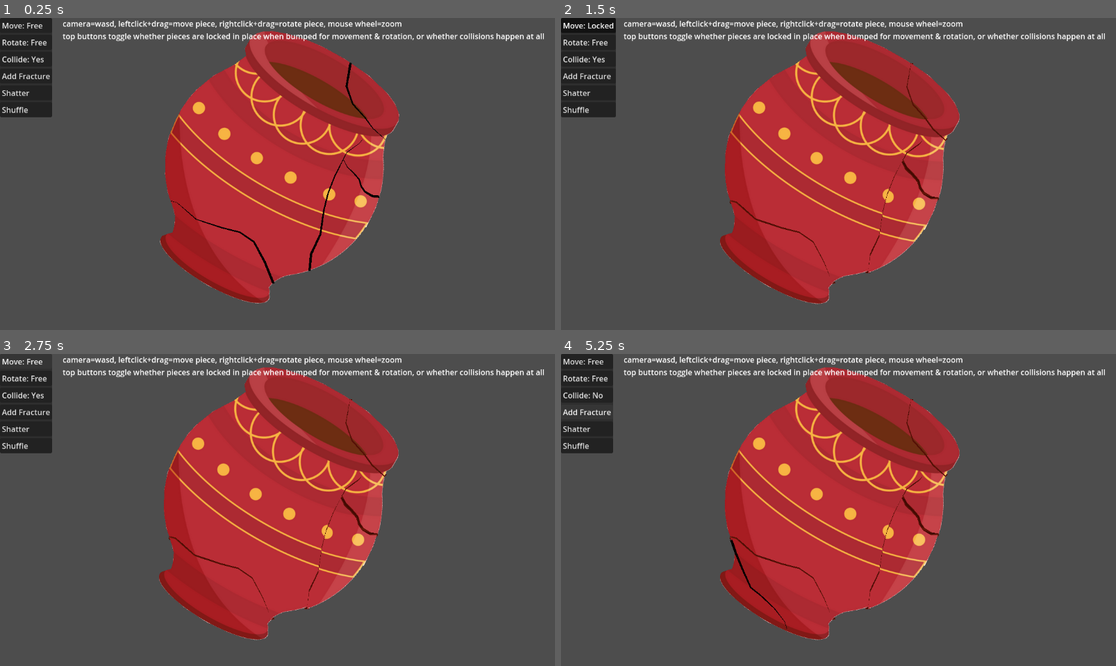
Above: before the commit, frames 1-4 (two rows, left to right).
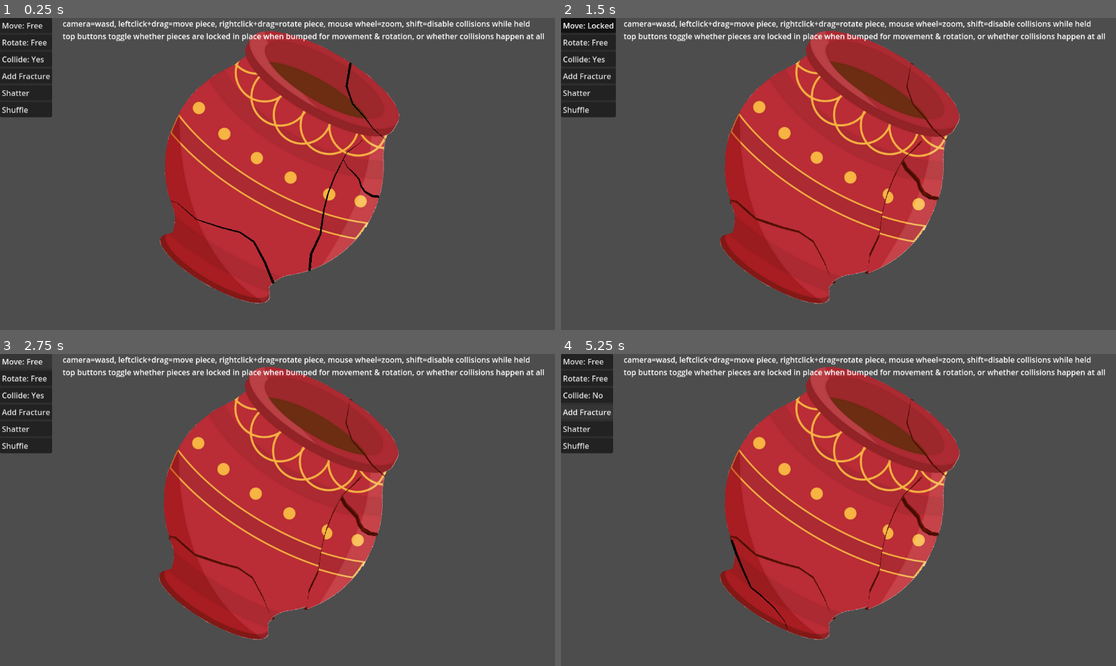
Above: after the commit, the same moments.

Repository: feyrkh/Exploratory
Game: Godot game, scene res://CleaningTable.tscn
Same seed, same stepped clock (60 frames per second), same inputs: the game is played once before the commit and once after it.
Inputs:
- Up to frame 1 (0.25 s): no input
- Up to frame 2 (1.5 s): click "Shatter" at 0.5 s; click "Move: Free" at 1.25 s
- Up to frame 3 (2.75 s): click "Move: Locked" at 2 s
- Up to frame 4 (5.25 s): click "Rotate: Free" at 2.75 s; click "Rotate: Locked" at 3.5 s; click "Collide: Yes" at 4.25 s; click "Add Fracture" at 5 s

The runs differ from the first frame. In frame 1, 0.2% of the frame differs, in the area x 72-96%, y 0-4%; in frame 2, 1.7%; in frame 3, 1.7%; in frame 4, 1.8%, in the area x 28-96%, y 0-92%.

Commit message:
Use shift to temp disable collision, shards jump to foreground on drag start, fix shatter bug

Diff:
--- a/ArcheologyItem.gd
+++ b/ArcheologyItem.gd
@@ -13,6 +13,8 @@
 var rotate_start_item_com_position = null
 var target_rot = null
 var reset_position = null
+
+const TOO_SMALL_POLYGON_AREA := 85
 
 # Length of all the edges in pixels, used for picking random spots on the edge
 var total_edge_length:float = 0
@@ -84,11 +86,10 @@
 	for edge in shard_edges.get_children():
 		var new_edge = edge.clone()
 		new_scene.shard_edges.add_child(new_edge)
-	new_scene.refresh_polygon()
 	new_scene.shattering_in_progress = true
 	return new_scene
 
-func refresh_polygon():
+func refresh_polygon() -> int:
 	center = null
 	area = 0
 	if collision.polygon[0].distance_to(collision.polygon[-1]) < 0.5:
@@ -116,11 +117,13 @@
 	for edge in shard_edges.get_children():
 		if scar_trim_poly.size() > 0:
 			edge.refresh_edge_path(scar_trim_poly[0])
-	if abs(area) < 45:
+	if abs(area) < TOO_SMALL_POLYGON_AREA:
 		print("Too-small shard was created, area is ", area, ", deleting")
 		queue_free()
+		return 0
 	else:
 		print("Decent-sized shard was created, area is ", area)
+		return 1
 
 func get_random_edge_point() -> Vector2:
 	var dist = randf_range(0, total_edge_length)
@@ -145,6 +148,7 @@
 				drag_start_item = global_position
 				lock_rotation = true
 				freeze = false
+				get_parent().move_child(self, -1)
 				get_viewport().set_input_as_handled()
 			if event.is_action_pressed("break_item"):
 				print("Shattering item")
@@ -257,12 +261,32 @@
 			scar.queue_free()
 	scars.add_child(scar)
 
+#func try_shatter_all_at_once():
+	#var working_polygons = [collision.polygon]
+	#var scar_polygons = []
+	#for scar in scars.get_children():
+		#scar_polygons.append(MyGeom.inflate_polyline(scar.line.points, 1))
+	#for break_poly in scar_polygons:
+		#var new_polygons = []
+		#for working_poly in working_polygons:
+			#var clipped_polygons = Geometry2D.clip_polygons(collision.polygon, break_poly)
+			##for poly in clipped_polygons:
+				## check that each result polygon is clockwise, reverse it if not
+				##if !Geometry2D.is_polygon_clockwise(poly):
+				##	poly.reverse()
+			#new_polygons.append_array(clipped_polygons)
+		#working_polygons = new_polygons
+	#for poly in working_polygons:
+
+
 func try_shatter():
 	# look at each scar in turn
 	var scar_count = scars.get_child_count()
 	var break_path
 	var scar1:ItemScar
 	var scar2:ItemScar
+	var scar1_edge_segments
+	var scar2_edge_segments
 	for pt_idx in range(collision.polygon.size()):
 		if break_path != null: break
 		var next_pt_idx = (pt_idx + 1) % collision.polygon.size()
@@ -275,6 +299,7 @@
 				continue
 			if scar1_intersect[-1] == "both":
 				break_path = scar1.line.points
+				scar1_edge_segments = break_path
 				break
 			# otherwise, look for any scar which intersects with this one, our break path is the first scar up to the intersection point, then follow the second scar back to its start
 			for scar2_idx in range(scar1_idx+1, scar_count):
@@ -282,6 +307,8 @@
 				var scar1_intersect_scar2 = scar1.intersect_scar(scar2, false, false)
 				if scar1_intersect_scar2:
 					break_path = scar1_intersect_scar2[0]
+					scar1_edge_segments = scar1_intersect_scar2[1]
+					scar2_edge_segments = scar1_intersect_scar2[2]
 					break
 			if !break_path:
 				scar2 = null
@@ -292,14 +319,20 @@
 					if scar1_endpt_intersect != null:
 						if scar1_endpt_intersect[-1] != "start":
 							break_path = scar1.line.points
+							scar1_edge_segments = break_path
 							break
 	# see if we found any break path
 	if !break_path:
 		return
+	if scar1 and scar1_edge_segments:
+		scar1.remove_line_segments(scar1_edge_segments, false)
+	if scar2 and scar2_edge_segments:
+		scar2.remove_line_segments(scar2_edge_segments, false)
+
 	# expand our break path
 	# this doesn't work like I want it to, gonna write my own
 	#var break_poly := Geometry2D.offset_polyline(PackedVector2Array(break_path), 5, Geometry2D.JOIN_MITER, Geometry2D.END_JOINED)
-	var break_poly = MyGeom.inflate_polyline(break_path, 1)
+	var break_poly = MyGeom.inflate_polyline(break_path, 1.5)
 	# intersect our break path with our existing polygon
 	var clipped_polygons = Geometry2D.clip_polygons(collision.polygon, break_poly)
 	for poly in clipped_polygons:
@@ -314,11 +347,12 @@
 	# create a new item out of all but the first polygon we found
 	for i in range(1, clipped_polygons.size()):
 		var new_item = clone(clipped_polygons[i])
+		new_item.refresh_polygon()
 		new_item.apply_central_impulse(Vector2.ONE.rotated(deg_to_rad(randf_range(0, 360))) * 260)
 	# replace our current collision polygon with the first polygon we found
 	collision.polygon = clipped_polygons[0]
+	refresh_polygon()
 	shattering_in_progress = true
-	refresh_polygon()
 
 func try_shatter_old():
 	var pts := polygon.polygon
--- a/CleaningTable.gd
+++ b/CleaningTable.gd
@@ -2,6 +2,7 @@
 const CAMERA_MOVE_SPEED := 10
 const ZOOM_INCREMENT := Vector2(0.1, 0.1)
 @onready var camera:Camera2D = find_child("Camera2D")
+var collision_temp_disabled = false
 
 func _process(_delta):
 	var movement = Input.get_vector("left", "right", "up", "down")
@@ -13,11 +14,19 @@
 		camera.zoom += ZOOM_INCREMENT
 		if camera.zoom.x > 4.0:
 			camera.zoom = Vector2(4, 4)
+		get_viewport().set_input_as_handled()
 	elif event.is_action("zoom_out"):
 		camera.zoom -= ZOOM_INCREMENT
 		if camera.zoom.x < 0.2:
 			camera.zoom = Vector2(0.2, 0.2)
-
+		get_viewport().set_input_as_handled()
+	elif Global.collide == true and event.is_action_pressed("disable_collision"):
+		print("Disabling collision ", self)
+		Global.collide = false
+		collision_temp_disabled = true
+	elif collision_temp_disabled and event.is_action_released("disable_collision"):
+		Global.collide = true
+		print("Reenabling collision")
 
 # Called when the node enters the scene tree for the first time.
 func _ready():
--- a/CleaningTable.tscn
+++ b/CleaningTable.tscn
@@ -68,7 +68,7 @@
 offset_left = 130.0
 offset_right = 1141.0
 offset_bottom = 49.0
-text = "camera=wasd, leftclick+drag=move piece, rightclick+drag=rotate piece, mouse wheel=zoom
+text = "camera=wasd, leftclick+drag=move piece, rightclick+drag=rotate piece, mouse wheel=zoom, shift=disable collisions while held
 top buttons toggle whether pieces are locked in place when bumped for movement & rotation, or whether collisions happen at all"
 
 [connection signal="pressed" from="CanvasLayer/PanelContainer/HBoxContainer/FreezeButton" to="." method="_on_freeze_button_pressed"]
--- a/project.godot
+++ b/project.godot
@@ -81,6 +81,11 @@
 "events": [Object(InputEventMouseButton,"resource_local_to_scene":false,"resource_name":"","device":-1,"window_id":0,"a …(253 unchanged characters)…
 ]
 }
+disable_collision={
+"deadzone": 0.5,
+"events": [Object(InputEventKey,"resource_local_to_scene":false,"resource_name":"","device":-1,"window_id":0,"alt_pressed":false,"shift_pressed":false,"ctrl_pressed":false,"meta_pressed":false,"pressed":false,"keycode":0,"physical_keycode":4194325,"key_label":0,"unicode":0,"echo":false,"script":null)
+]
+}
 
 [layer_names]
 
